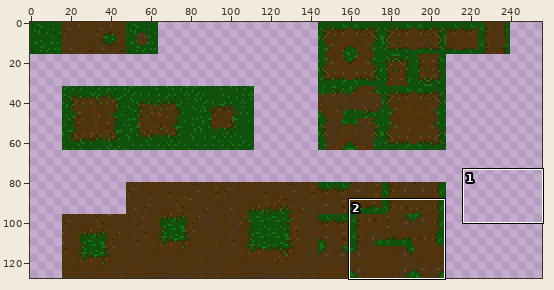
Sprite sheet: assets/sprites/tiles/tileset.png. Above, an overview of the earlier version with the close-up marked.
Close-up. Before the commit:
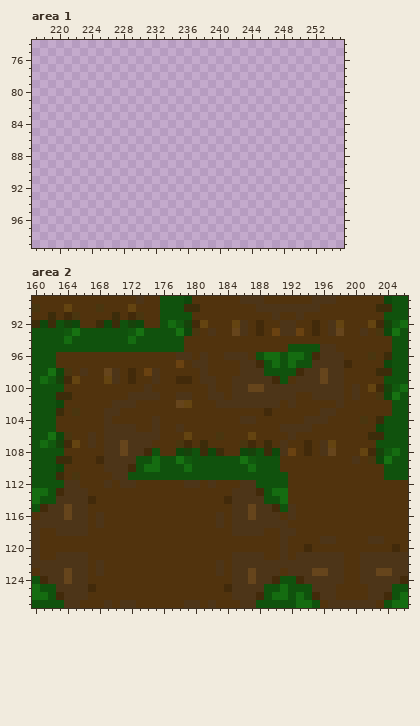
The file is 256x128 pixels. Colours within 5 levels of each other are drawn and written as one. Shown: area 1: x 217..255, y 74..99; area 2: x 160..206, y 89..127.
Once edited:
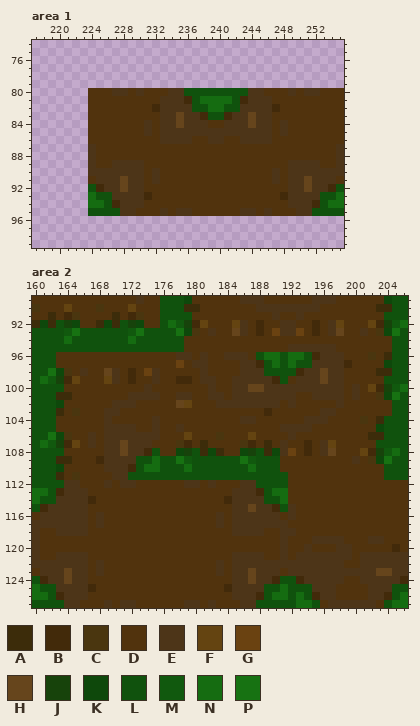
Palette (. is transparent): A #3c2c0a  B #422a0a  C #4a360f  D #51330d  E #4d3518  F #644411  G #6a4211  H #66451c  J #17430b  K #0e480b  L #10520d  M #11590e  N #156c11  P #177212
From old to new:
--- area 1
@@ x 217..255 @@
  79 .......................................
- 80 .......................................
- 81 .......................................
- 82 .......................................
- 83 .......................................
- 84 .......................................
- 85 .......................................
- 86 .......................................
- 87 .......................................
- 88 .......................................
- 89 .......................................
- 90 .......................................
- 91 .......................................
- 92 .......................................
- 93 .......................................
- 94 .......................................
- 95 .......................................
+ 80 .......DDDEEDEDDDEELLLLLLLLEEDDDEDEEDDD
+ 81 .......DDDDDDDDDEEEBLNNNNLBEEEDDDDDDDDD
+ 82 .......DDDDDDDDBEEEELLNNLLEEEEBDDDDDDDD
+ 83 .......DDDDDDDDDEEHEEBLLBEEHEEDDDDDDDDD
+ 84 .......DDDDDDDEDEEHEEEDDEEEHEEDEDDDDDDD
+ 85 .......DDDDDDDEDEEEEEEEEEEEEEEDEDDDDDDD
+ 86 .......DDDDDDDDDEEEEDDEEDDEEEEDDDDDDDDD
+ 87 .......EDDDDDDDDDDDDDDDDDDDDDDDDDDDDDDE
+ 88 .......EDDDDDDDDDDDDDDDDDDDDDDDDDDDDDDE
+ 89 .......EDDEEEEDDDDDDDDDDDDDDDDDDEEEEDDE
+ 90 .......EEEEEEEDEDDDDDDDDDDDDDDEDEEEEEEE
+ 91 .......DEEEHEEDEDDDDDDDDDDDDDDEDEEHEEED
+ 92 .......LBEEHEEDDDDDDDDDDDDDDDDDDEEHEEBL
+ 93 .......NLLEEEEBDDDDDDDDDDDDDDDDBEEEELLN
+ 94 .......NNLBEEEDDDDDDDDDDDDDDDDDDEEEBLNN
+ 95 .......LLLLEEDDDEDEEDDDDDDEEDEDDDEELLLL
  96 .......................................
--- area 2
@@ x 190..197 @@
  94 DDDDDDDD
- 95 DDLLLLEE
+ 95 DDEEEEEE
  96 NLNNLBEE
@@ x 160..206 @@
 114 NLLEEEEBDDDDDDDDDDDDDDDDBEEEELLNDDDDDDDDDDDDDDD
-115 LBEEHEEDDDDDDDDDDDDDDDDDDEEHEEBLEDDDDDDDDDDDDDD
-116 DEEEHEEDEDDDDDDDDDDDDDDEDEEHEEEDEDDDDDDDDDDDDDD
+115 LBEEEEEDDDDDDDDDDDDDDDDDDEEHEEBLEDDDDDDDDDDDDDD
+116 DEEEEEEDEDDDDDDDDDDDDDDEDEEEEEEDEDDDDDDDDDDDDDD
 117 EEEEEEEDEDDDDDDDDDDDDDDEDEEEEEEEDDDDDDDDDDDDDDD
 118 EDDEEEEDDDDDDDDDDDDDDDDDDEEEEDDEEDDDDDDDDDDDDDD
-119 EDDDDDDDDDDDDDDDDDDDDDDDDDDDDDDEDDDDEEDDDDEEDDD
-120 EDDDDDDDDDDDDDDDDDDDDDDDDDDDDDDEDDBDDDDDDDDDDBD
-121 EDDEEEEDDDDDDDDDDDDDDDDDDEEEEDDEDEEEEEEDDEEEEEE
+119 EDDDDDDDDDDDDDDDDDDDDDDDDDDDDDDEDDDEEEEDDDEEDDD
+120 EDDDDDDDDDDDDDDDDDDDDDDDDDDDDDDEDDEDDDEEDDDDDBD
+121 EDDEEEEDDDDDDDDDDDDDDDDDDEEEEDDEDEEEEEEEDEEEEEE
 122 EEEEEEEDEDDDDDDDDDDDDDDEDEEEEEEEEEEEEEEDDEEEEEE
-123 DEEEHEEDEDDDDDDDDDDDDDDEDEEHEEEDEEEHHEEDDEEHHEE
+123 DEEEHEEDEDDDDDDDDDDDDDDEDEEHEEEDEEEEEEEEEEEHHEE
 124 LBEEHEEDDDDDDDDDDDDDDDDDDEEHEEBLLBEEEEEDDEEEEEB
Changed places in both close-ups, as pixel boxes (x1, y1, x2, y2):
added: (88, 88, 344, 216)
changed: (288, 344, 320, 352)
changed: (64, 504, 72, 520)
changed: (248, 512, 256, 520)
changed: (304, 536, 360, 576)
